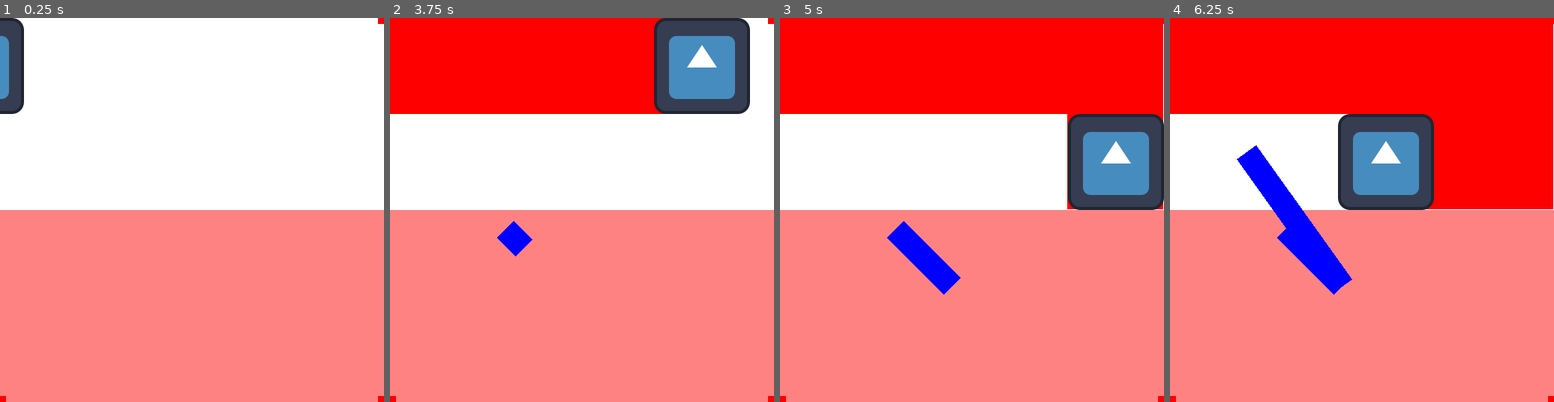
Above: before the commit, frames 1-4 (left to right).
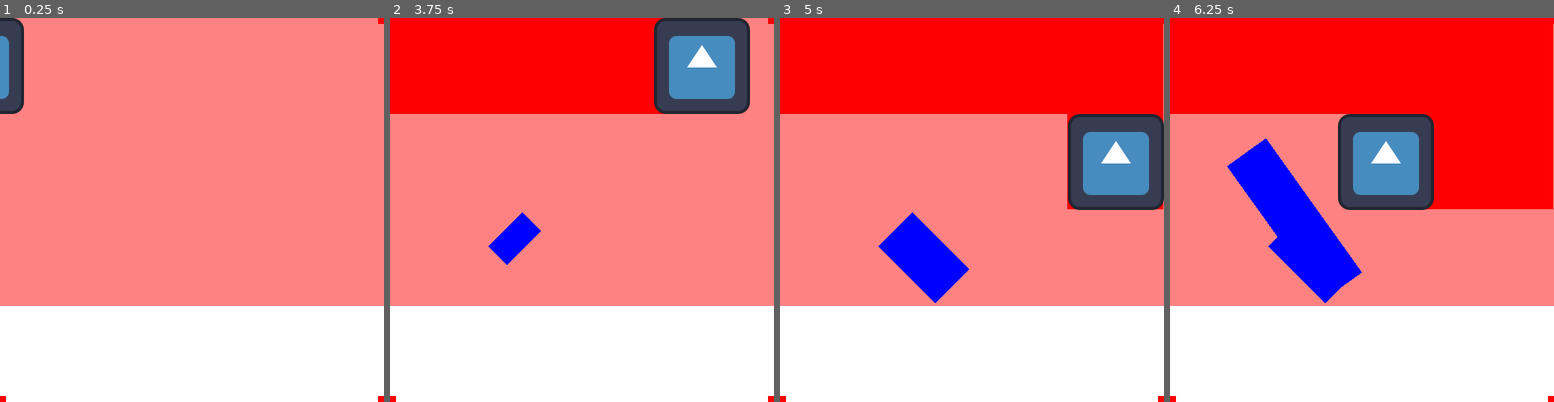
Above: after the commit, the same moments.

Repository: Mpprobst/ggj2026
Game: Godot game, scene res://levels/test.tscn
Same seed, same stepped clock (60 frames per second), same inputs: the game is played once before the commit and once after it. The engine's default icon, where the game draws it, is replaced by a stand-in: a white triangle on a blue panel in a dark square.
Inputs (mouse positions are in pixels of both pictures, inside the frame that each line leads up to):
- Up to frame 1 (0.25 s): no input
- Up to frame 2 (3.75 s): move the mouse to (666, 190) at 0.52 s; click (666, 190) at 0.67 s; click (670, 190) at 1.25 s; click (670, 190) at 2.02 s; click (670, 190) at 2.77 s; drag from (505, 229) to (562, 286) at 3.52 s
- Up to frame 3 (5 s): move the mouse to (1010, 125) at 4.27 s; click (1010, 125) at 4.42 s
- Up to frame 4 (6.25 s): drag from (1342, 286) to (1246, 152) at 5.02 s; move the mouse to (1477, 267) at 5.77 s; click (1477, 267) at 5.92 s

The runs differ from the first frame. In frame 1, 73% of the frame differs, in the area x 0-100%, y 0-100%; in frame 2, 52%; in frame 3, 45%; in frame 4, 36%.

Commit message:
finialize rendering order

Diff:
--- a/levels/test.tscn
+++ b/levels/test.tscn
@@ -14,19 +14,20 @@
 script = ExtResource("1_u45fp")
 levels = Array[ExtResource("2_qhvcx")]([ExtResource("3_kqvnf")])
 
+[node name="PaintManager" type="Node2D" parent="." unique_id=738972919 node_paths=PackedStringArray("canvas", "viewport_mask", "goal_image", "brush_container")]
+script = ExtResource("1_pnvjf")
+canvas = NodePath("../SubViewportContainer/MainViewport/Canvas")
+viewport_mask = NodePath("../SubViewportContainer/MaskingViewport")
+brush_prefab = ExtResource("6_6g8e2")
+goal_image = NodePath("../SubViewportContainer/MainViewport/GoalImage")
+brush_container = NodePath("../SubViewportContainer/BrushViewport")
+
 [node name="PlayerController" type="Node2D" parent="." unique_id=937662677 node_paths=PackedStringArray("tape_container", "paint_manager")]
 position = Vector2(704, 284)
 script = ExtResource("2_lkjt4")
 tape_prefab = ExtResource("3_ny0t1")
 tape_container = NodePath("../SubViewportContainer/MaskingViewport/TapeContainer")
 paint_manager = NodePath("../PaintManager")
-
-[node name="PaintManager" type="Node2D" parent="." unique_id=738972919 node_paths=PackedStringArray("canvas", "viewport_mask", "goal_image")]
-script = ExtResource("1_pnvjf")
-canvas = NodePath("../SubViewportContainer/MainViewport/Canvas")
-viewport_mask = NodePath("../SubViewportContainer/MaskingViewport")
-brush_prefab = ExtResource("6_6g8e2")
-goal_image = NodePath("../SubViewportContainer/MainViewport/GoalImage")
 
 [node name="SubViewportContainer" type="SubViewportContainer" parent="." unique_id=438805184]
 anchors_preset = 15
@@ -66,4 +67,10 @@
 [node name="TapeContainer" type="Node2D" parent="SubViewportContainer/MaskingViewport" unique_id=282103972]
 visibility_layer = 3
 
+[node name="BrushViewport" type="SubViewport" parent="SubViewportContainer" unique_id=2121902779]
+transparent_bg = true
+handle_input_locally = false
+canvas_cull_mask = 4293918724
+render_target_update_mode = 4
+
 [node name="MainCamera" type="Camera2D" parent="." unique_id=1952142637]
--- a/prefabs/paint_brush.tscn
+++ b/prefabs/paint_brush.tscn
@@ -4,8 +4,11 @@
 [ext_resource type="Texture2D" uid="uid://d0vbnqjo0dqt8" path="res://icon.svg" id="2_r4uij"]
 
 [node name="PaintBrush" type="Node2D" unique_id=1624143853]
+visibility_layer = 5
 script = ExtResource("1_sm213")
 
 [node name="Sprite2D" type="Sprite2D" parent="." unique_id=1838941291]
+visibility_layer = 5
+z_index = 1
 texture = ExtResource("2_r4uij")
 offset = Vector2(-64, 64)
--- a/prefabs/tape.tscn
+++ b/prefabs/tape.tscn
@@ -9,7 +9,7 @@
 [node name="Line2D" type="Line2D" parent="." unique_id=458287682]
 visibility_layer = 3
 points = PackedVector2Array(0, 0, 100, 38.815)
-width = 32.0
+width = 64.0
 default_color = Color(0, 0, 1, 1)
 
 [node name="Button" type="Button" parent="." unique_id=475795188]
@@ -17,12 +17,12 @@
 anchors_preset = 4
 anchor_top = 0.5
 anchor_bottom = 0.5
-offset_top = -16.0
+offset_top = -32.0
 offset_right = 171.835
-offset_bottom = 16.0
+offset_bottom = 32.0
 grow_vertical = 2
 rotation = 0.40491638
-pivot_offset = Vector2(0, 16)
+pivot_offset = Vector2(0, 32)
 button_mask = 2
 
 [connection signal="button_up" from="Button" to="." method="_on_button_button_up"]
--- a/scripts/paint_manager.gd
+++ b/scripts/paint_manager.gd
@@ -6,6 +6,7 @@
 @export var viewport_mask : SubViewport
 @export var brush_prefab : PackedScene
 @export var goal_image : Sprite2D
+@export var brush_container : Node
 
 var tapes : Array[Tape]
 var brushes : Array[PaintBrush]
@@ -28,7 +29,7 @@
 func load_level(leveldata):
 	for i in leveldata.brushes.size():
 		var brush = brush_prefab.instantiate() as PaintBrush
-		canvas.add_child(brush)
+		brush_container.add_child(brush)
 		brushes.push_front(brush)
 		brush.on_paint.connect(canvas.paint)
 		brush.on_destroy.connect(on_brush_end)
@@ -50,6 +51,9 @@
 	recalculate_mask()
 
 func recalculate_mask():
+	RenderingServer.frame_post_draw.connect(get_mask)
+
+func get_mask():
 	var mask = viewport_mask.get_texture().get_image()
 	for y in range(mask.get_height()):
 		for x in range(mask.get_width()):
@@ -65,3 +69,4 @@
 	#var save_path = "C:/Users/mppro/Documents/Projects/ggj2026/test_mask.png"
 	#var error = mask.save_png(save_path)
 	print("set mask")
+	RenderingServer.frame_post_draw.disconnect(get_mask)
--- a/scripts/tape.gd
+++ b/scripts/tape.gd
@@ -6,7 +6,10 @@
 @onready var button : Button = $Button
 
 func _ready():
-	pass#button.position = Vector2.DOWN * line.width
+	pass
+	# not sure why below doesn't work
+	#button.position = Vector2.DOWN * line.width / 2
+	#button.pivot_offset = Vector2.UP * line.width / 2
 
 # Called every frame. 'delta' is the elapsed time since the previous frame.
 func _process(delta):
Binary file changed: sprites/level0.png
